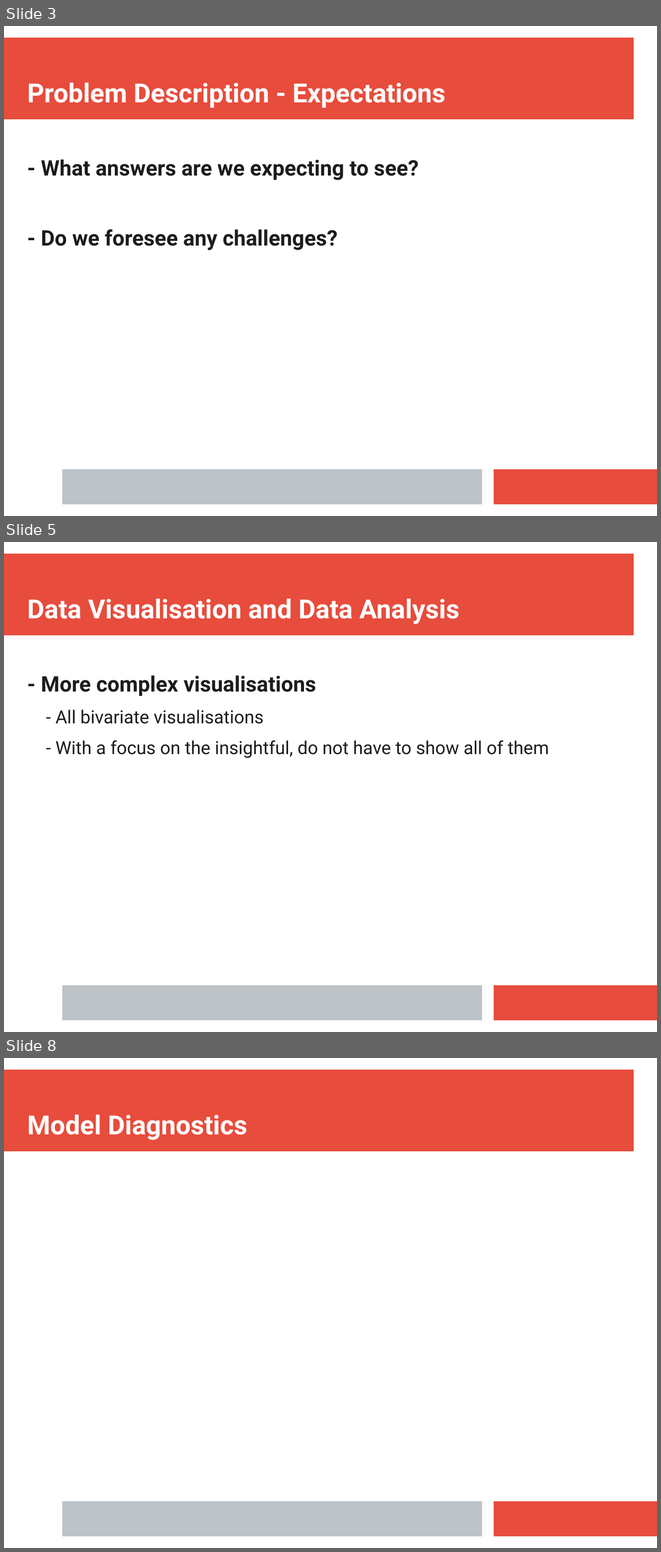
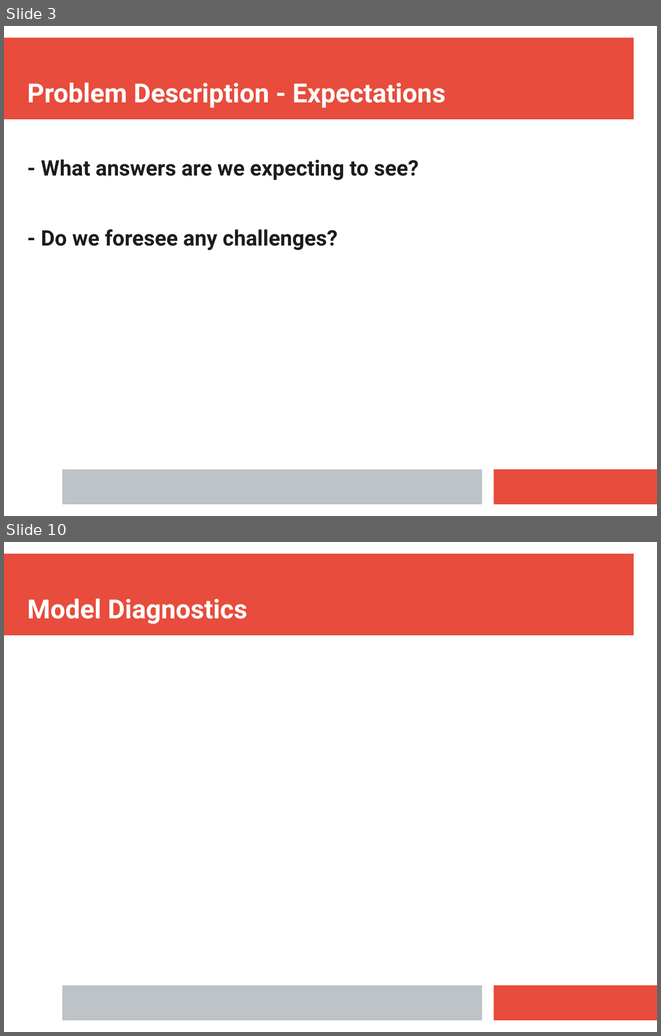
Before and after one commit to tim-kirkbride/BayesianAssignment, a slide deck: Presentation.pptx. Shown one above the other, each under a label of ours: slides 3, 5 and 8 before the commit, slides 3 and 10 after it; the slides between them are not shown. The pictures are 661x1552 and 661x1036 pixels, drawn with LibreOffice and Linux fonts; fonts in the diff are those of the drawing. Boxes give left, top, right and bottom in pixels: in the first picture for what was removed or moved away, otherwise in the second. Text is boxed around its words. In the diff, an @@ line names an element or a change of style, - is before the commit and + after.

```diff
--- a/Presentation.pptx
+++ b/Presentation.pptx
@@ slide 5 removed at <box>4,542,657,1032</box>, background #FFFFFF; not listed: 3 template elements that a slide beside it also shows @@
@@ text removed at <box>27,598,459,624</box> @@
-Data Visualisation and Data Analysis
@@ text removed at <box>41,675,549,758</box> @@
-- More complex visualisations
-  - All bivariate visualisations
-  - With a focus on the insightful, do not have to show all of them
@@ what was slide 8 is now slide 10 @@
```
Also in this commit, not shown: 1 slide changed, 5 slides added, 2 other slides removed.
